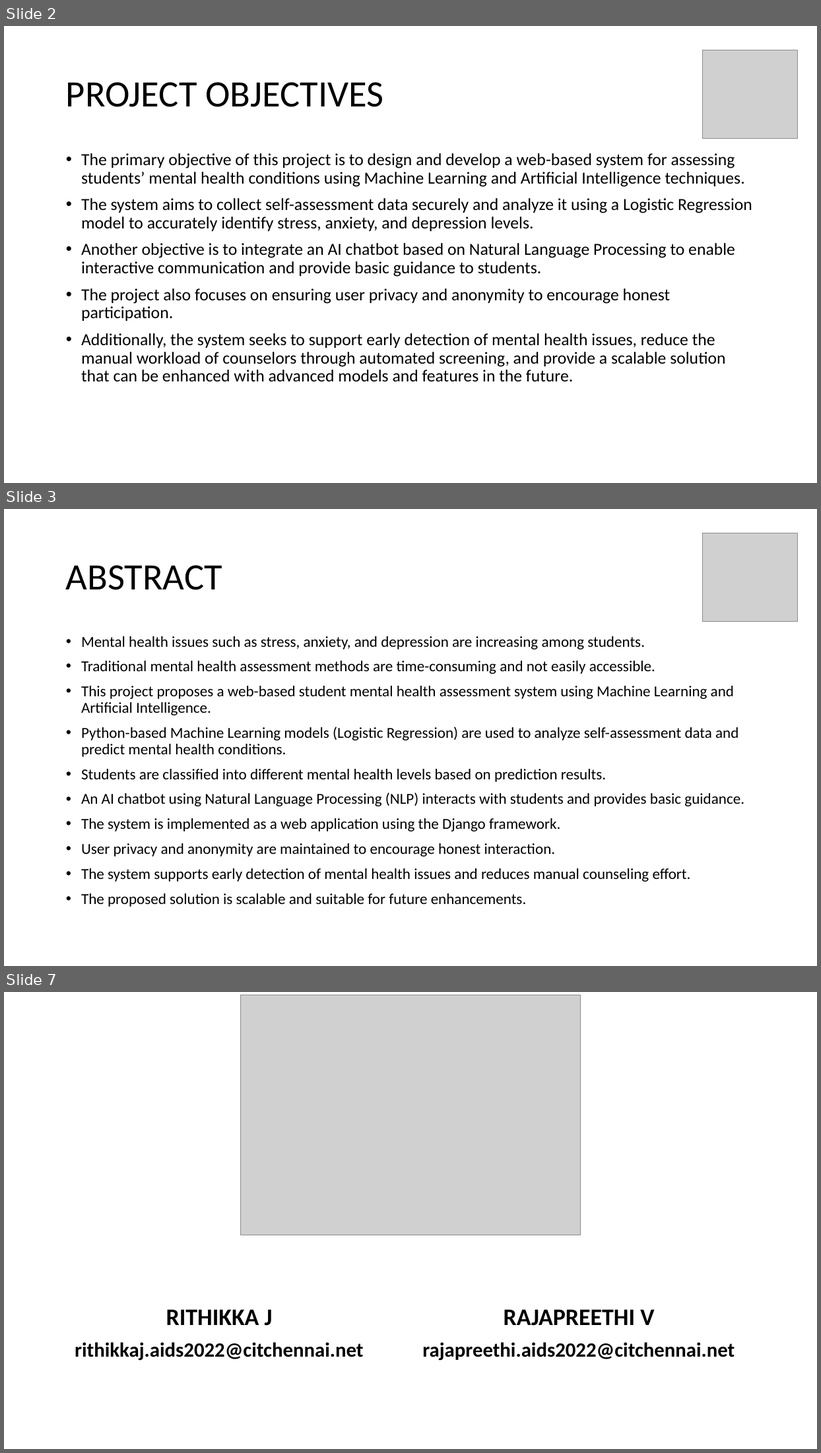
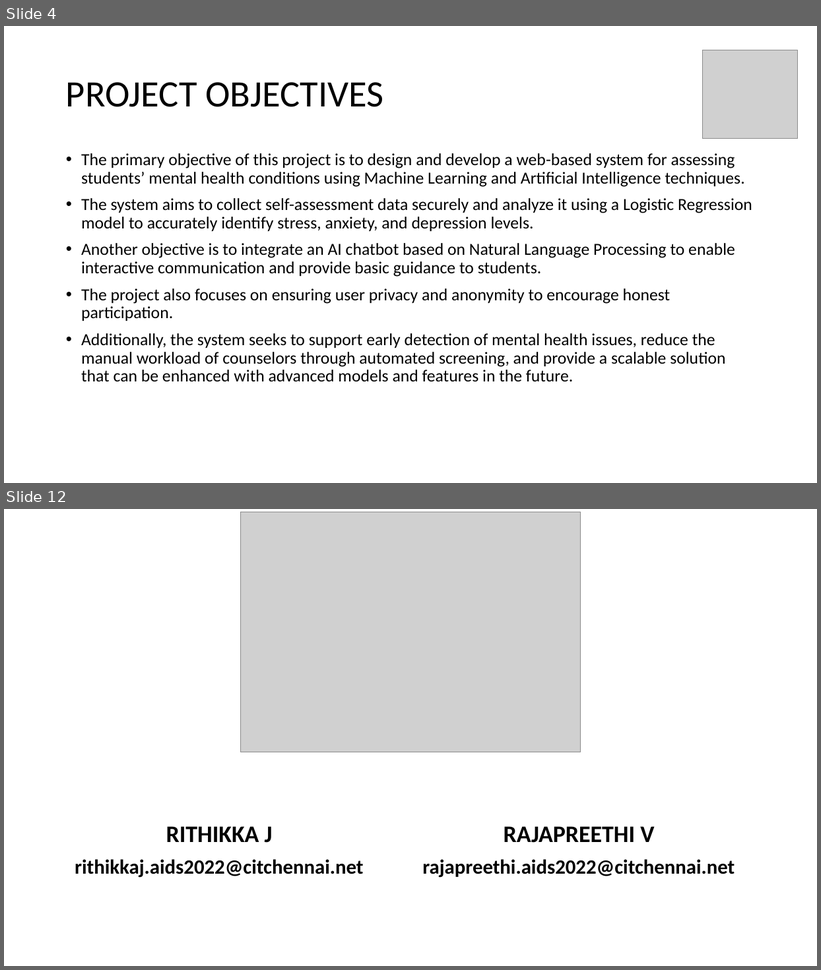
Before and after one commit to rithikkaj/Finalyear, a slide deck: CCP_FIRST_REVIEW[1][1].pptx. Shown one above the other, each under a label of ours: slides 2, 3 and 7 before the commit, slides 4 and 12 after it; the slides between them are not shown. The pictures are 821x1453 and 821x970 pixels, drawn with LibreOffice and Linux fonts; fonts in the diff are those of the drawing; grey boxes stand for pictures. Boxes give left, top, right and bottom in pixels: in the first picture for what was removed or moved away, otherwise in the second. Text is boxed around its words. In the diff, an @@ line names an element or a change of style, - is before the commit and + after.

```diff
--- a/CCP_FIRST_REVIEW[1][1].pptx
+++ b/CCP_FIRST_REVIEW[1][1].pptx
@@ slide 3 removed at box(4, 509, 817, 966), background #FFFFFF @@
@@ picture removed at box(702, 533, 798, 622) @@
@@ title removed at box(66, 565, 222, 590) @@
-ABSTRACT
@@ text removed at box(81, 636, 745, 907) @@
-• Mental health issues such as stress, anxiety, and depression are increasing among students.
-• Traditional mental health assessment methods are time-consuming and not easily accessible.
-• This project proposes a web-based student mental health assessment system using Machine Learning and Artificial Intelligence.
-• Python-based Machine Learning models (Logistic Regression) are used to analyze self-assessment data and predict mental health conditions.
-• Students are classified into different mental health levels based on prediction results.
-• An AI chatbot using Natural Language Processing (NLP) interacts with students and provides basic guidance.
-• The system is implemented as a web application using the Django framework.
-• User privacy and anonymity are maintained to encourage honest interaction.
-• The system supports early detection of mental health issues and reduces manual counseling effort.
-• The proposed solution is scalable and suitable for future enhancements.
@@ what was slide 2 is now slide 4 @@
@@ what was slide 7 is now slide 12 @@
```
Also in this commit, not shown: 2 slides changed, 7 slides added, 1 other slide removed, 7 other files.
